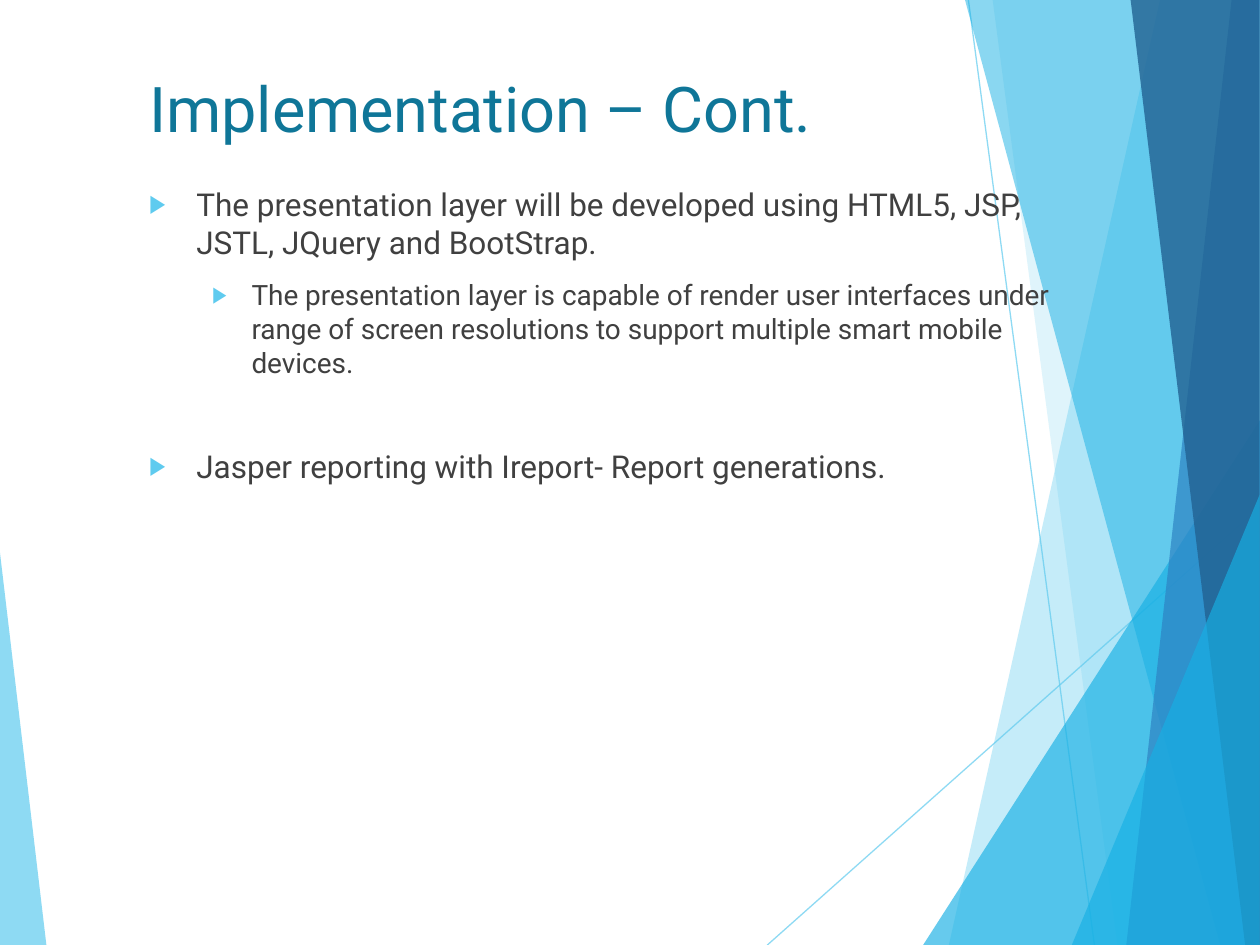
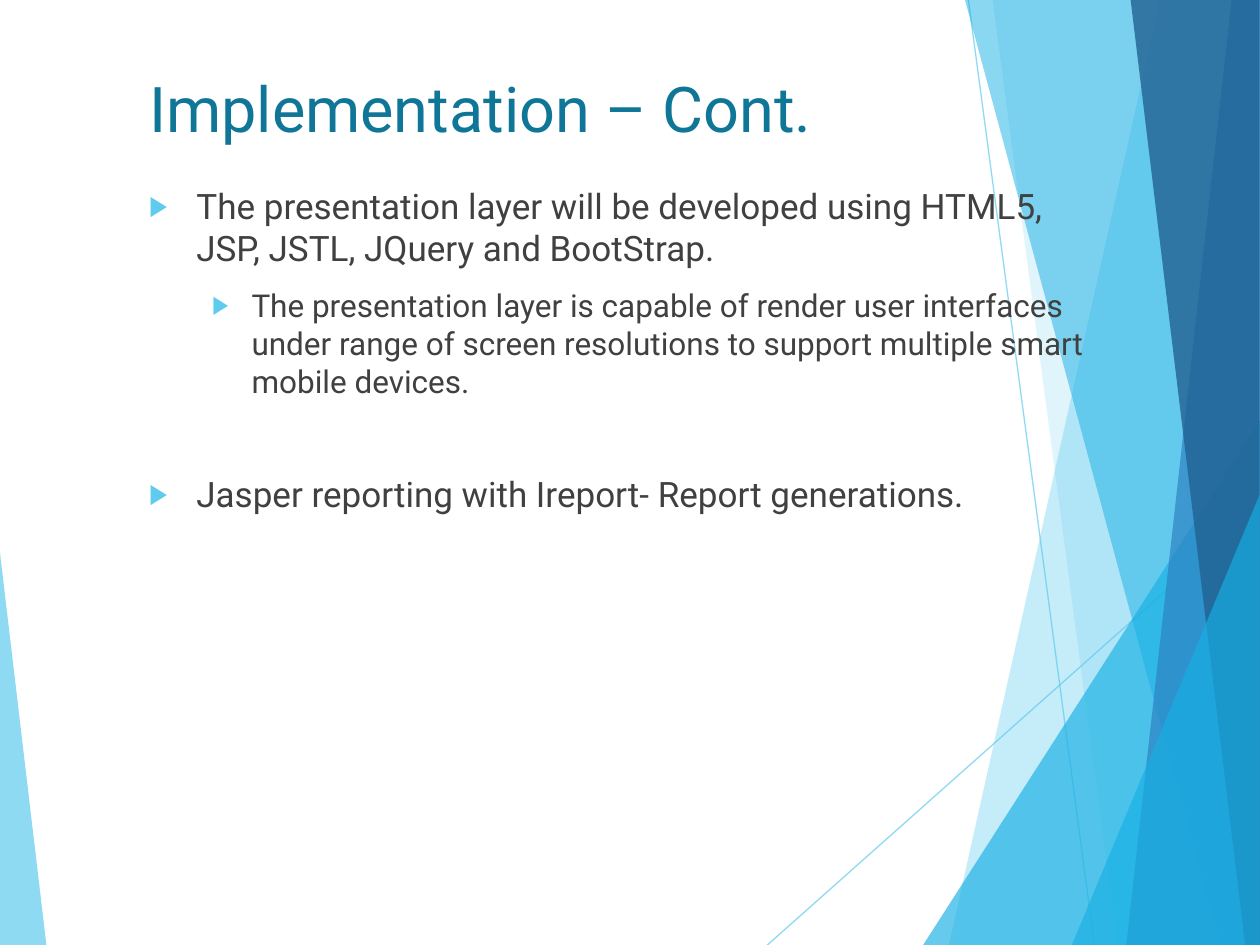
Before and after one commit to isurudewasurendra/SappuSavari, a slide deck: slide 23 of documentation/Location Based Mobile Marketing System.pptx (slide 21 before the commit). Drawn at 1260x945 pixels with LibreOffice and Linux fonts; fonts in the diff are those of the drawing. Boxes give left, top, right and bottom in pixels: in the first picture for what was removed or moved away, otherwise in the second. Text is boxed around its words. In the diff, an @@ line names an element or a change of style, - is before the commit and + after.

```diff
--- a/documentation/Location Based Mobile Marketing System.pptx
+++ b/documentation/Location Based Mobile Marketing System.pptx
@@ text "The presentation layer will be ..." at bbox=[196, 187, 1083, 515]: size 18 to 20 pt in "The presentation layer will be developed using ...", "Jasper reporting with Ireport- Report generations."; size 16 to 18 pt in "The presentation layer is capable of render ..." @@
```
Also in this commit, not shown: 4 other slides changed, 3 slides added, 1 slide removed, 8 other files.
